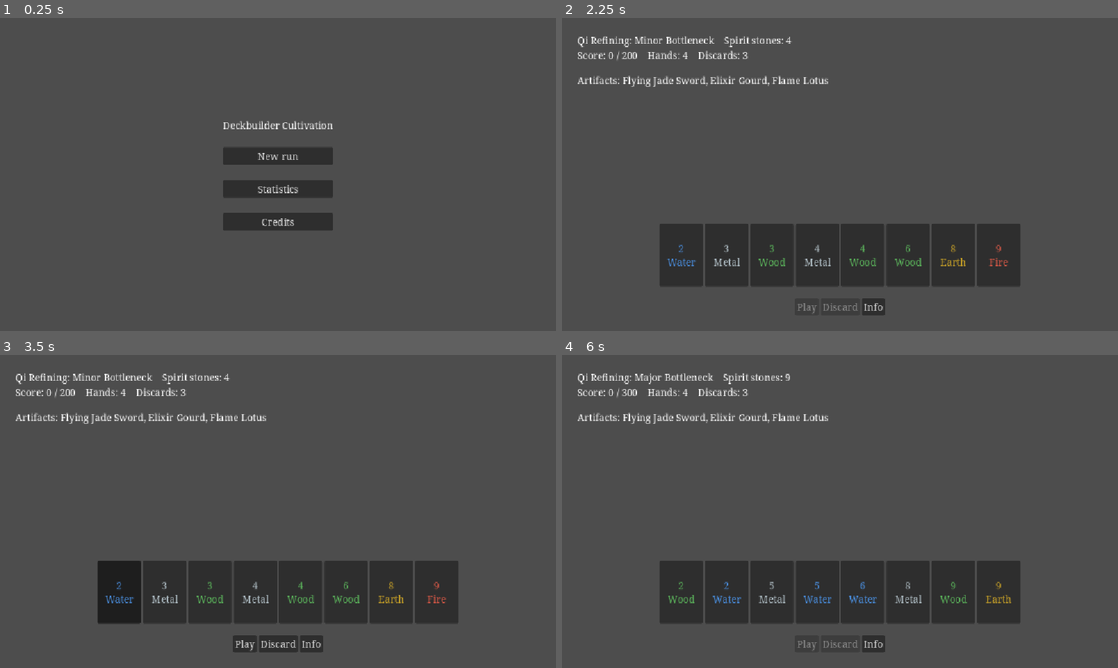
Above: before the commit, frames 1-4 (two rows, left to right).
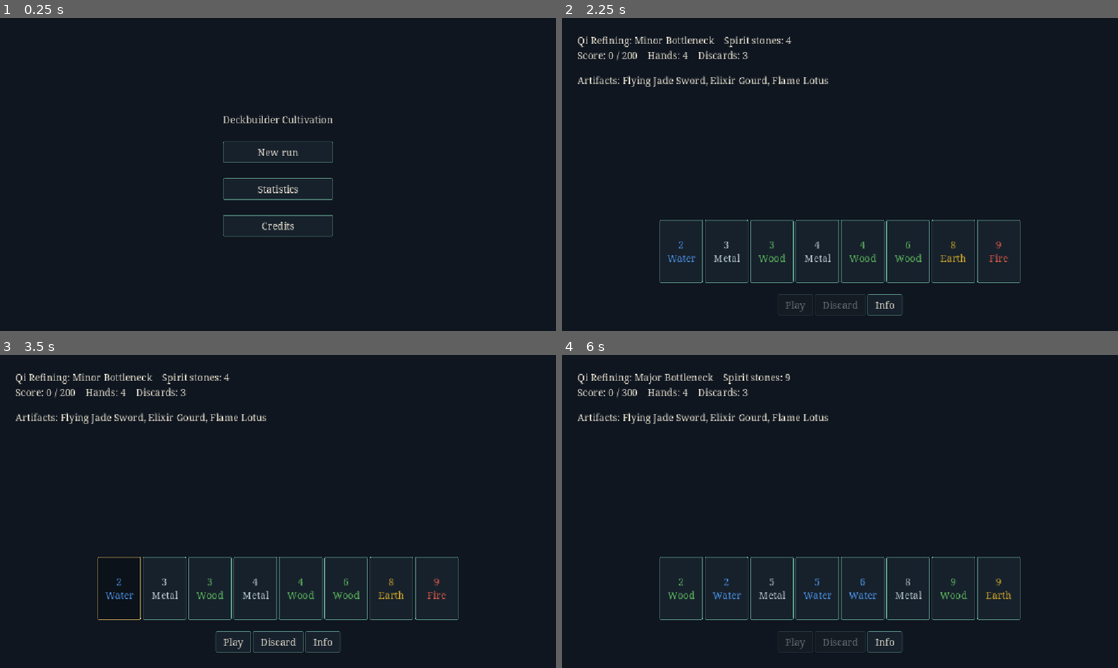
Above: after the commit, the same moments.

Repository: BazeOnigiri/deckbuilder-cultivation
Game: Godot game, scene res://ui/main/main.tscn
Same seed, same stepped clock (60 frames per second), same inputs: the game is played once before the commit and once after it.
Inputs:
- Up to frame 1 (0.25 s): no input
- Up to frame 2 (2.25 s): click "New run" at 0.5 s; click "New run" at 1.25 s; click "Start" at 2 s
- Up to frame 3 (3.5 s): click "2 Water" at 2.75 s
- Up to frame 4 (6 s): click "Play" at 3.5 s; click "3 Metal" at 4.25 s; click "Play" at 5 s; click "Continue" at 5.75 s

The runs differ from the first frame. In frame 1, 97% of the frame differs, in the area x 0-100%, y 0-100%; in frame 2, 89%; in frame 3, 89%; in frame 4, 90%.

Commit message:
feat(theme): ajoute la palette lavis de nuit et les styles de base

Diff:
--- a/project.godot
+++ b/project.godot
@@ -45,3 +45,4 @@
 rendering_device/driver.windows="d3d12"
 renderer/rendering_method="gl_compatibility"
 renderer/rendering_method.mobile="gl_compatibility"
+environment/defaults/default_clear_color=Color(0.05882353, 0.08627451, 0.1254902, 1)
--- a/test/unit/content/test_theme_content.gd
+++ b/test/unit/content/test_theme_content.gd
@@ -27,3 +27,23 @@
 		return
 	var tnum: int = TextServerManager.get_primary_interface().name_to_tag("tnum")
 	assert_eq((font as FontVariation).opentype_features.get(tnum), 1, "tnum absent")
+
+
+func test_contraste_texte_suffisant() -> void:
+	var theme: Theme = load(THEME_PATH)
+	var fond: Color = ProjectSettings.get_setting("rendering/environment/defaults/default_clear_color")
+	var bouton: StyleBoxFlat = theme.get_stylebox("normal", "Button")
+	assert_gt(_contraste(theme.get_color("font_color", "Label"), fond), 4.5, "texte sur fond")
+	assert_gt(_contraste(theme.get_color("font_color", "Button"), bouton.bg_color), 4.5, "texte de bouton")
+
+
+## Ratio de contraste WCAG 2 (4.5 = minimum pour du texte normal).
+func _contraste(a: Color, b: Color) -> float:
+	var la: float = _luminance(a)
+	var lb: float = _luminance(b)
+	return (maxf(la, lb) + 0.05) / (minf(la, lb) + 0.05)
+
+
+func _luminance(c: Color) -> float:
+	var lin: Color = c.srgb_to_linear()
+	return 0.2126 * lin.r + 0.7152 * lin.g + 0.0722 * lin.b
--- a/ui/theme/lavis_de_nuit.tres
+++ b/ui/theme/lavis_de_nuit.tres
@@ -2,6 +2,181 @@
 
 [ext_resource type="FontVariation" uid="uid://3r71v0du2b50" path="res://ui/fonts/noto_serif_regular_tnum.tres" id="1_15t8c"]
 
+[sub_resource type="StyleBoxFlat" id="StyleBoxFlat_bouton"]
+content_margin_left = 16.0
+content_margin_top = 8.0
+content_margin_right = 16.0
+content_margin_bottom = 8.0
+bg_color = Color(0.0902, 0.1294, 0.1725, 1)
+border_width_left = 1
+border_width_top = 1
+border_width_right = 1
+border_width_bottom = 1
+border_color = Color(0.3686, 0.6118, 0.5412, 1)
+corner_radius_top_left = 2
+corner_radius_top_right = 2
+corner_radius_bottom_right = 2
+corner_radius_bottom_left = 2
+
+[sub_resource type="StyleBoxFlat" id="StyleBoxFlat_bouton_survol"]
+content_margin_left = 16.0
+content_margin_top = 8.0
+content_margin_right = 16.0
+content_margin_bottom = 8.0
+bg_color = Color(0.1176, 0.1686, 0.2196, 1)
+border_width_left = 1
+border_width_top = 1
+border_width_right = 1
+border_width_bottom = 1
+border_color = Color(0.549, 0.7686, 0.698, 1)
+corner_radius_top_left = 2
+corner_radius_top_right = 2
+corner_radius_bottom_right = 2
+corner_radius_bottom_left = 2
+
+[sub_resource type="StyleBoxFlat" id="StyleBoxFlat_bouton_enfonce"]
+content_margin_left = 16.0
+content_margin_top = 8.0
+content_margin_right = 16.0
+content_margin_bottom = 8.0
+bg_color = Color(0.04706, 0.07059, 0.09804, 1)
+border_width_left = 1
+border_width_top = 1
+border_width_right = 1
+border_width_bottom = 1
+border_color = Color(0.7882, 0.651, 0.3529, 1)
+corner_radius_top_left = 2
+corner_radius_top_right = 2
+corner_radius_bottom_right = 2
+corner_radius_bottom_left = 2
+
+[sub_resource type="StyleBoxFlat" id="StyleBoxFlat_bouton_inactif"]
+content_margin_left = 16.0
+content_margin_top = 8.0
+content_margin_right = 16.0
+content_margin_bottom = 8.0
+bg_color = Color(0.07843, 0.1059, 0.1373, 1)
+border_width_left = 1
+border_width_top = 1
+border_width_right = 1
+border_width_bottom = 1
+border_color = Color(0.1725, 0.2275, 0.2667, 1)
+corner_radius_top_left = 2
+corner_radius_top_right = 2
+corner_radius_bottom_right = 2
+corner_radius_bottom_left = 2
+
+[sub_resource type="StyleBoxFlat" id="StyleBoxFlat_focus"]
+draw_center = false
+border_width_left = 2
+border_width_top = 2
+border_width_right = 2
+border_width_bottom = 2
+border_color = Color(0.7882, 0.651, 0.3529, 1)
+corner_radius_top_left = 2
+corner_radius_top_right = 2
+corner_radius_bottom_right = 2
+corner_radius_bottom_left = 2
+
+[sub_resource type="StyleBoxFlat" id="StyleBoxFlat_panneau"]
+content_margin_left = 16.0
+content_margin_top = 16.0
+content_margin_right = 16.0
+content_margin_bottom = 16.0
+bg_color = Color(0.0902, 0.1294, 0.1725, 1)
+border_width_left = 1
+border_width_top = 1
+border_width_right = 1
+border_width_bottom = 1
+border_color = Color(0.3686, 0.6118, 0.5412, 1)
+corner_radius_top_left = 2
+corner_radius_top_right = 2
+corner_radius_bottom_right = 2
+corner_radius_bottom_left = 2
+
+[sub_resource type="StyleBoxFlat" id="StyleBoxFlat_fenetre"]
+bg_color = Color(0.0902, 0.1294, 0.1725, 1)
+border_width_left = 1
+border_width_top = 1
+border_width_right = 1
+border_width_bottom = 1
+border_color = Color(0.3686, 0.6118, 0.5412, 1)
+expand_margin_left = 8.0
+expand_margin_top = 32.0
+expand_margin_right = 8.0
+expand_margin_bottom = 8.0
+
+[sub_resource type="StyleBoxFlat" id="StyleBoxFlat_onglet_actif"]
+content_margin_left = 12.0
+content_margin_top = 6.0
+content_margin_right = 12.0
+content_margin_bottom = 6.0
+bg_color = Color(0.0902, 0.1294, 0.1725, 1)
+border_width_left = 1
+border_width_top = 2
+border_width_right = 1
+border_color = Color(0.7882, 0.651, 0.3529, 1)
+
+[sub_resource type="StyleBoxFlat" id="StyleBoxFlat_onglet_inactif"]
+content_margin_left = 12.0
+content_margin_top = 6.0
+content_margin_right = 12.0
+content_margin_bottom = 6.0
+bg_color = Color(0.05882, 0.08627, 0.1255, 1)
+border_width_left = 1
+border_width_top = 1
+border_width_right = 1
+border_color = Color(0.1725, 0.2275, 0.2667, 1)
+
+[sub_resource type="StyleBoxFlat" id="StyleBoxFlat_onglet_survol"]
+content_margin_left = 12.0
+content_margin_top = 6.0
+content_margin_right = 12.0
+content_margin_bottom = 6.0
+bg_color = Color(0.1176, 0.1686, 0.2196, 1)
+border_width_left = 1
+border_width_top = 1
+border_width_right = 1
+border_color = Color(0.3686, 0.6118, 0.5412, 1)
+
+[sub_resource type="StyleBoxFlat" id="StyleBoxFlat_infobulle"]
+content_margin_left = 8.0
+content_margin_top = 6.0
+content_margin_right = 8.0
+content_margin_bottom = 6.0
+bg_color = Color(0.04706, 0.07059, 0.09804, 1)
+border_width_left = 1
+border_width_top = 1
+border_width_right = 1
+border_width_bottom = 1
+border_color = Color(0.7882, 0.651, 0.3529, 1)
+
 [resource]
 default_font = ExtResource("1_15t8c")
 default_font_size = 20
+AcceptDialog/styles/panel = SubResource("StyleBoxFlat_panneau")
+Button/colors/font_color = Color(0.9098, 0.8824, 0.8157, 1)
+Button/colors/font_disabled_color = Color(0.4196, 0.4549, 0.4784, 1)
+Button/colors/font_focus_color = Color(0.9098, 0.8824, 0.8157, 1)
+Button/colors/font_hover_color = Color(0.9098, 0.8824, 0.8157, 1)
+Button/colors/font_hover_pressed_color = Color(0.7882, 0.651, 0.3529, 1)
+Button/colors/font_pressed_color = Color(0.7882, 0.651, 0.3529, 1)
+Button/styles/disabled = SubResource("StyleBoxFlat_bouton_inactif")
+Button/styles/focus = SubResource("StyleBoxFlat_focus")
+Button/styles/hover = SubResource("StyleBoxFlat_bouton_survol")
+Button/styles/hover_pressed = SubResource("StyleBoxFlat_bouton_enfonce")
+Button/styles/normal = SubResource("StyleBoxFlat_bouton")
+Button/styles/pressed = SubResource("StyleBoxFlat_bouton_enfonce")
+Label/colors/font_color = Color(0.9098, 0.8824, 0.8157, 1)
+RichTextLabel/colors/default_color = Color(0.9098, 0.8824, 0.8157, 1)
+TabContainer/colors/font_hovered_color = Color(0.9098, 0.8824, 0.8157, 1)
+TabContainer/colors/font_selected_color = Color(0.7882, 0.651, 0.3529, 1)
+TabContainer/colors/font_unselected_color = Color(0.6039, 0.6392, 0.6588, 1)
+TabContainer/styles/panel = SubResource("StyleBoxFlat_panneau")
+TabContainer/styles/tab_hovered = SubResource("StyleBoxFlat_onglet_survol")
+TabContainer/styles/tab_selected = SubResource("StyleBoxFlat_onglet_actif")
+TabContainer/styles/tab_unselected = SubResource("StyleBoxFlat_onglet_inactif")
+TooltipLabel/colors/font_color = Color(0.9098, 0.8824, 0.8157, 1)
+TooltipPanel/styles/panel = SubResource("StyleBoxFlat_infobulle")
+Window/colors/title_color = Color(0.9098, 0.8824, 0.8157, 1)
+Window/styles/embedded_border = SubResource("StyleBoxFlat_fenetre")
Not shown, changed: CHANGELOG.md
